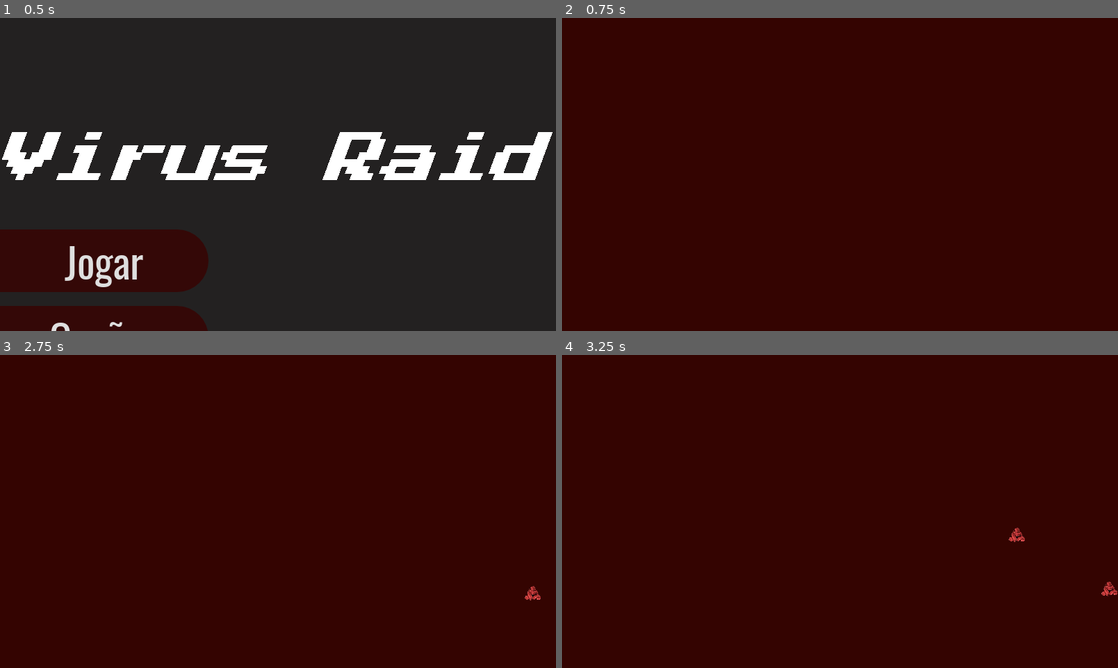
Above: before the commit, frames 1-4 (two rows, left to right).
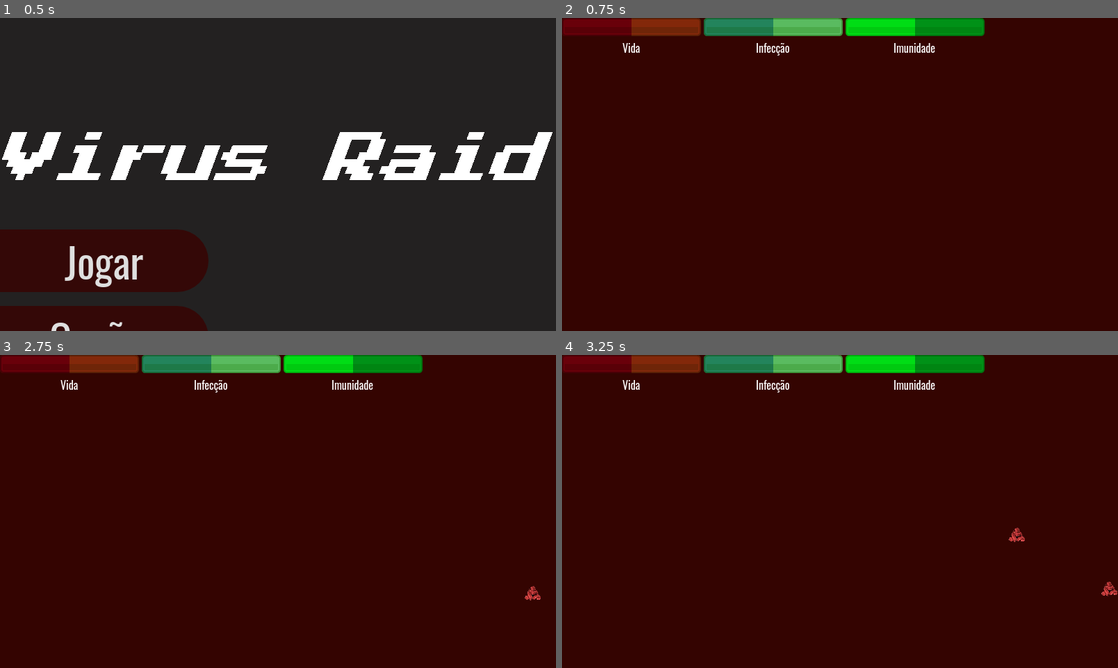
Above: after the commit, the same moments.

Repository: FernandoLuiis/Virus2_ElectricBoogaloo
Game: Godot game, scene res://Menu/Menu.tscn
Same seed, same stepped clock (60 frames per second), same inputs: the game is played once before the commit and once after it.
Inputs (mouse positions are in pixels of both pictures, inside the frame that each line leads up to):
- Up to frame 1 (0.5 s): no input
- Up to frame 2 (0.75 s): click "Jogar" at 0.5 s
- Up to frame 3 (2.75 s): tap Enter at 1.25 s; move the mouse to (400, 495) at 1.27 s; press the mouse at (400, 495) at 1.28 s; hold Right (ui_right) 1.28-2.03 s; tap Space at 2 s; move the mouse to (166, 527) at 2.02 s; release the mouse at (166, 527) at 2.03 s; hold Down (ui_down) from 2.03 s (still down); click (166, 527) at 2.1 s
- Up to frame 4 (3.25 s): tap Enter at 2.75 s; move the mouse to (895, 442) at 2.77 s; release Down (ui_down) at 2.78 s; press the mouse at (895, 442) at 2.78 s; hold Right (ui_right) from 2.78 s (still down)

Frame 1 is identical in both runs. In frame 2, 4.5% of the frame differs, in the area x 0-76%, y 0-12%; in frame 3, 4.5%; in frame 4, 4.5%.

Commit message:
Adicionado progress bars

Diff:
--- a/Virus Raid 2 Electric Boogaloo/Arena/Arena.tscn
+++ b/Virus Raid 2 Electric Boogaloo/Arena/Arena.tscn
@@ -1,7 +1,12 @@
-[gd_scene load_steps=3 format=3 uid="uid://bsbdagbdbupoj"]
+[gd_scene load_steps=6 format=3 uid="uid://bsbdagbdbupoj"]
 
 [ext_resource type="Script" path="res://Arena/Arena.gd" id="1"]
 [ext_resource type="Texture2D" uid="uid://ipkay3mwri0w" path="res://Pictures/background.png" id="2"]
+[ext_resource type="Texture2D" uid="uid://dd6o6ampkucae" path="res://Pictures/barHorizontal_green.png" id="3_0cuvp"]
+[ext_resource type="FontFile" uid="uid://cwbblrtj5fq7k" path="res://Menu/Oswald-VariableFont_wght.ttf" id="4_qtc3d"]
+
+[sub_resource type="FontVariation" id="FontVariation_eob3p"]
+base_font = ExtResource("4_qtc3d")
 
 [node name="Arena" type="Node2D"]
 script = ExtResource("1")
@@ -14,4 +19,62 @@
 wait_time = 5.0
 autostart = true
 
+[node name="Menu" type="HBoxContainer" parent="."]
+offset_right = 40.0
+offset_bottom = 40.0
+
+[node name="Health Container" type="VBoxContainer" parent="Menu"]
+layout_mode = 2
+
+[node name="Health" type="TextureProgressBar" parent="Menu/Health Container"]
+layout_mode = 2
+value = 50.0
+rounded = true
+texture_under = ExtResource("3_0cuvp")
+texture_progress = ExtResource("3_0cuvp")
+tint_under = Color(0.964706, 0.180392, 0.105882, 1)
+tint_progress = Color(0.772549, 0, 0.101961, 1)
+
+[node name="Label" type="Label" parent="Menu/Health Container"]
+layout_mode = 2
+theme_override_fonts/font = SubResource("FontVariation_eob3p")
+text = "Vida"
+horizontal_alignment = 1
+
+[node name="Infection Container" type="VBoxContainer" parent="Menu"]
+layout_mode = 2
+
+[node name="Infection" type="TextureProgressBar" parent="Menu/Infection Container"]
+layout_mode = 2
+value = 50.0
+rounded = true
+texture_under = ExtResource("3_0cuvp")
+texture_progress = ExtResource("3_0cuvp")
+tint_under = Color(0.662745, 0.835294, 1, 1)
+tint_progress = Color(0.258824, 0.588235, 0.956863, 1)
+
+[node name="Label" type="Label" parent="Menu/Infection Container"]
+layout_mode = 2
+theme_override_fonts/font = SubResource("FontVariation_eob3p")
+text = "Infecção"
+horizontal_alignment = 1
+
+[node name="Immunity Container" type="VBoxContainer" parent="Menu"]
+layout_mode = 2
+
+[node name="Immunity" type="TextureProgressBar" parent="Menu/Immunity Container"]
+layout_mode = 2
+value = 50.0
+rounded = true
+texture_under = ExtResource("3_0cuvp")
+texture_progress = ExtResource("3_0cuvp")
+tint_under = Color(0, 0.647059, 0.243137, 1)
+tint_progress = Color(0, 0.984314, 0.219608, 1)
+
+[node name="Label" type="Label" parent="Menu/Immunity Container"]
+layout_mode = 2
+theme_override_fonts/font = SubResource("FontVariation_eob3p")
+text = "Imunidade"
+horizontal_alignment = 1
+
 [connection signal="timeout" from="Enemy_Spawn" to="." method="_on_Enemy_Spawn_timeout"]
Binary file added: Virus Raid 2 Electric Boogaloo/Pictures/barHorizontal_green.png
Not shown, added: Virus Raid 2 Electric Boogaloo/Pictures/barHorizontal_green.png.import
